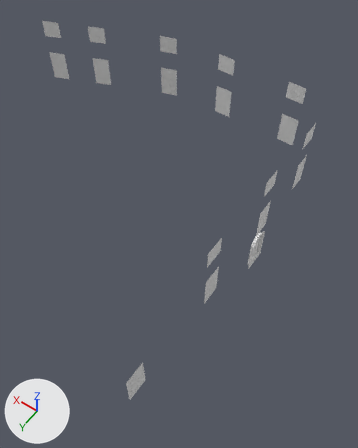
The Blender file Maps/Sardinia/Blender/Sardinia_Master.blend: old version first, new version second.
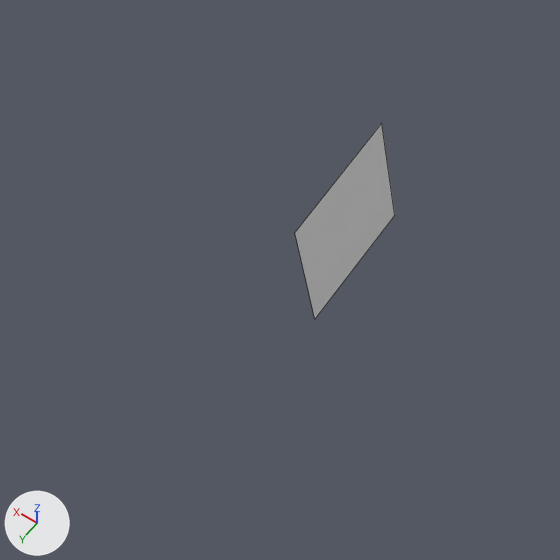
Each version appears first whole from a 50 mm camera at (-20.25, 100.41, 24.1) aimed at (-6.58, 81.27, -5.96), and next in a close-up on the part from 19% to 50% of the width and 75% to 100% of the height. Lighting does not change. The marker at lower left points along +X, +Y and +Z. The close-ups show mesh edges as thin lines.

Objects in the first close-up: 'Building8b.001'.
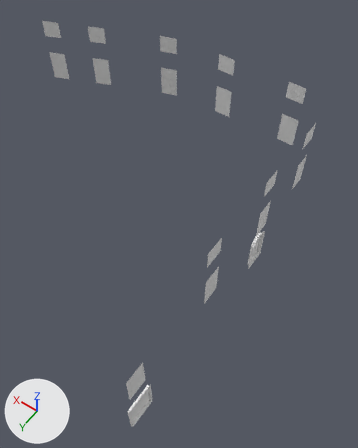
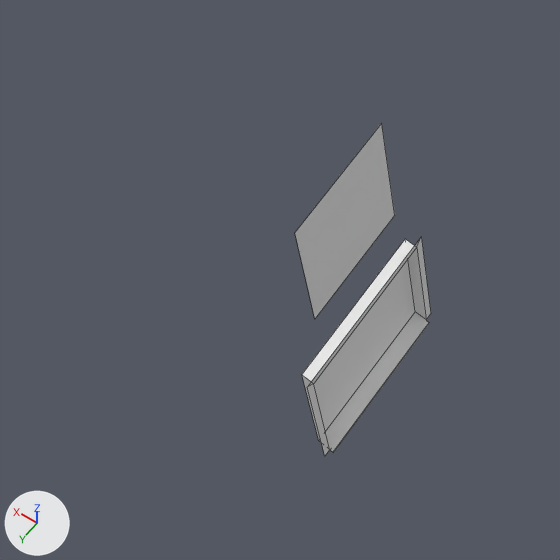
Boxes [x1, y1, x2, y2] around the edits, measured in the close-ups (560 x 560 px):
```json
{"object": "Building8b.001", "change": "reshaped", "before": [295, 123, 395, 318], "after": [295, 123, 431, 455]}
{"part": 1, "of": "me_building8b_001", "change": "added", "after": [302, 237, 431, 455]}
```

The change, as JSON lines over the scene's bpy script:
```json
{"block": "me_building8b_001", "where": "# used by ob_building8b_001; location = (0.0, 0.0, 0.0); rotation_euler = (1.571, 0.0, 0.0), in degrees (90, 0, 0)"}
{"op": "remove", "block": "me_building8b_001", "code": "me_building8b_001.from_pydata(...)  # 146 vertices, 69 faces; spans x -12.5..12.5, y -8.2..1.3, z -94.3..-70.1"}
{"op": "add", "block": "me_building8b_001", "code": "me_building8b_001.from_pydata(...)  # 164 vertices, 81 faces; spans x -12.5..12.5, y -8.7..1.3, z -94.6..-70.1"}
{"block": "me_building8b_001", "change": "me_building8b_001 part 1: a new loose piece of 18 vertices spanning x -12.5..-12.3, y -8.7..-5.9, z -94.6..-92.5"}
```
